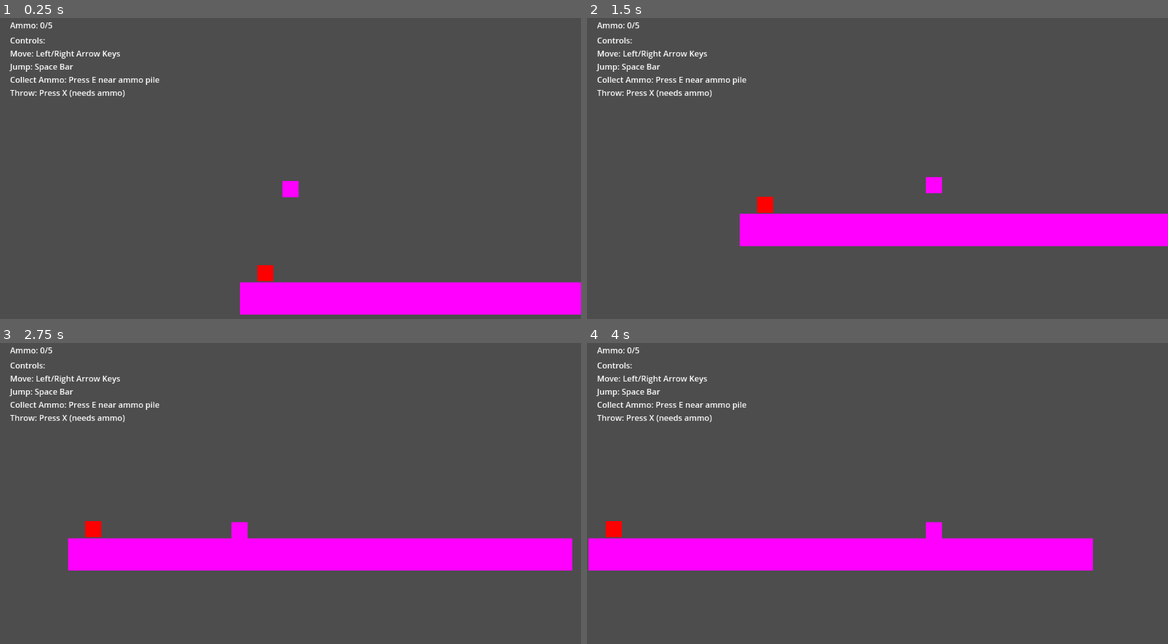
Above: before the commit, frames 1-4 (two rows, left to right).
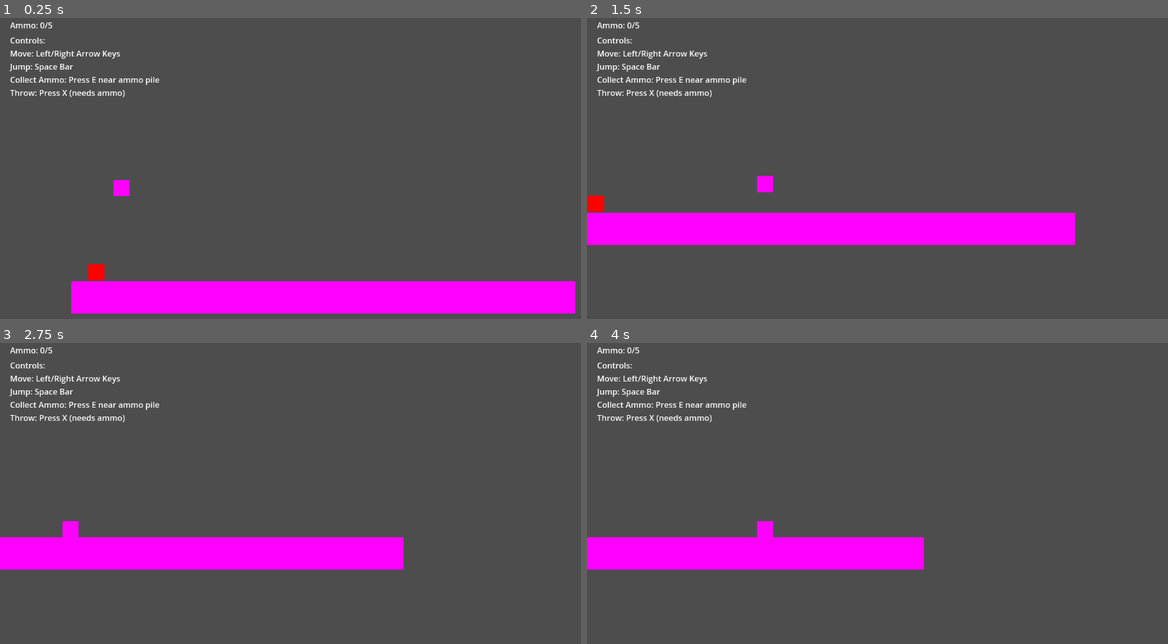
Above: after the commit, the same moments.

Repository: peroman86/BastaWars
Game: Godot game, scene res://scenes/world.tscn
The game is run twice, just before and just after one commit, with the same random seed, the same clock (stepped at 60 frames per second) and the same inputs.
Inputs:
- Up to frame 1 (0.25 s): no input
- Up to frame 2 (1.5 s): tap E (collect) at 0.5, 0.6, 1.25 s; hold Right (right) from 0.53 s (still down); tap Space (jump) at 0.77 s; tap F (fire) at 1.35 s
- Up to frame 3 (2.75 s): tap Space (jump) at 1.52 s; tap E (collect) at 2, 2.1 s; release Right (right) at 2.03 s; hold Left (left) from 2.03 s (still down)
- Up to frame 4 (4 s): tap E (collect) at 2.75, 3.5, 3.6 s; release Left (left) at 2.78 s; hold Right (right) from 2.78 s (still down); tap F (fire) at 2.85 s; tap Space (jump) at 3.02, 3.77 s

The runs differ from the first frame. In frame 1, 4.4% of the frame differs, in the area x 12-100%, y 53-99%; in frame 2, 5.8%, in the area x 0-100%, y 52-76%; in frame 3, 5.4%; in frame 4, 4.2%.

Commit message:
Adjust the camera

Diff:
--- a/scenes/world.tscn
+++ b/scenes/world.tscn
@@ -15,6 +15,7 @@
 position = Vector2(100, 300)
 
 [node name="Camera2D" type="Camera2D" parent="Player"]
+position = Vector2(335, 2)
 position_smoothing_enabled = true
 drag_horizontal_enabled = true
 drag_vertical_enabled = true
